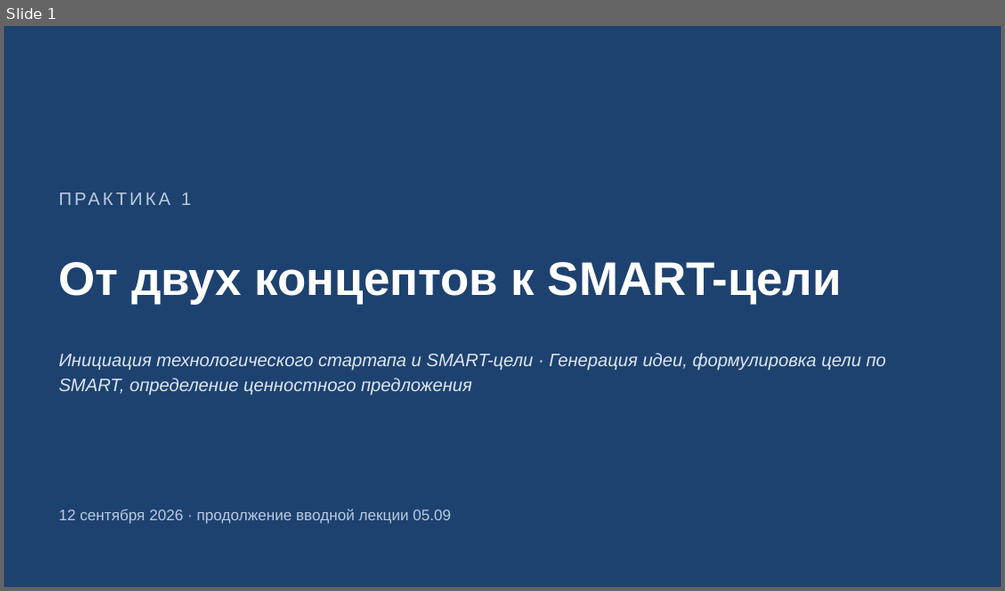
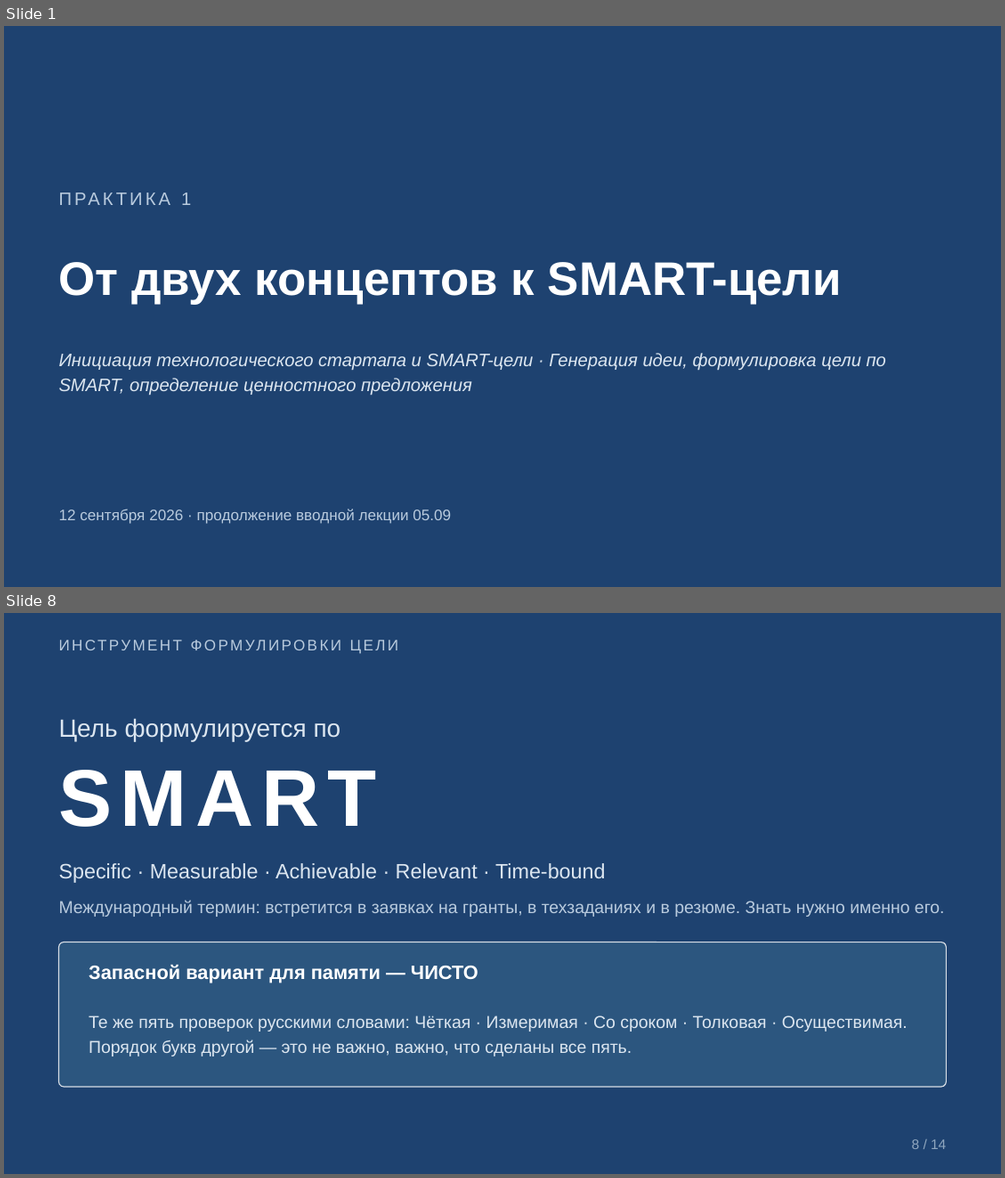
Before and after one commit to DimaMuhannad/OPD, a slide deck: zanyatiya/Zanyatie_02_Praktika1_Slaydy.pptx. Shown one above the other, each under a label of ours: slide 1 before the commit, slides 1 and 8 after it; the slides between them are not shown. The pictures are 1005x591 and 1005x1178 pixels, drawn with LibreOffice and Linux fonts; fonts in the diff are those of the drawing. Boxes give left, top, right and bottom in pixels: in the first picture for what was removed or moved away, otherwise in the second. Text is boxed around its words. In the diff, an @@ line names an element or a change of style, - is before the commit and + after.

```diff
--- a/zanyatiya/Zanyatie_02_Praktika1_Slaydy.pptx
+++ b/zanyatiya/Zanyatie_02_Praktika1_Slaydy.pptx
@@ slide 8 added at [4, 613, 1001, 1174], background #1E4270 @@
@@ text added at [59, 633, 946, 657], 11 pt, text #B9CBDE @@
+ИНСТРУМЕНТ ФОРМУЛИРОВКИ ЦЕЛИ
@@ text added at [59, 718, 341, 742], 18 pt, text #DCE6F0 @@
+Цель формулируется по
@@ text added at [59, 770, 377, 827], 58 pt, text #FFFFFF, bold @@
+SMART
@@ text added at [59, 863, 606, 883], 15 pt, text #DCE6F0 @@
+Specific · Measurable · Achievable · Relevant · Time-bound
@@ text added at [59, 900, 945, 916], 12.5 pt, text #B9CBDE @@
+Международный термин: встретится в заявках на гранты, в техзаданиях и в резюме. Знать нужно именно его.
@@ rounded rectangle added at [59, 942, 946, 1086], fill #2C567F, outline #D8DEE6 0.75 pt @@
@@ text added at [89, 964, 478, 983], 14 pt, text #FFFFFF, bold @@
+Запасной вариант для памяти — ЧИСТО
@@ text added at [89, 1015, 907, 1056], 12.5 pt, text #DCE6F0 @@
+Те же пять проверок русскими словами: Чёткая · Измеримая · Со сроком · Толковая · Осуществимая. Порядок букв другой — это не важно, важно, что сделаны все пять.
@@ text added at [912, 1139, 946, 1149], 10 pt, text #8FA6BE @@
+8 / 14
```
Also in this commit, not shown: 9 slides changed, 3 other slides added, 2 slides removed, 5 other files.
